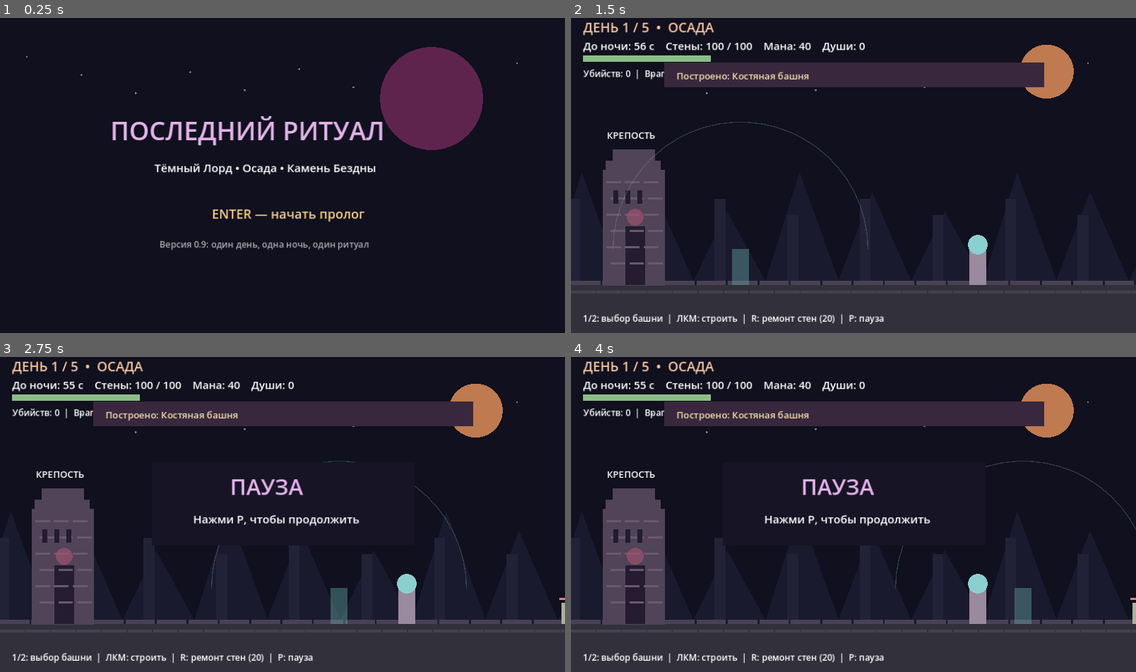
Above: before the commit, frames 1-4 (two rows, left to right).
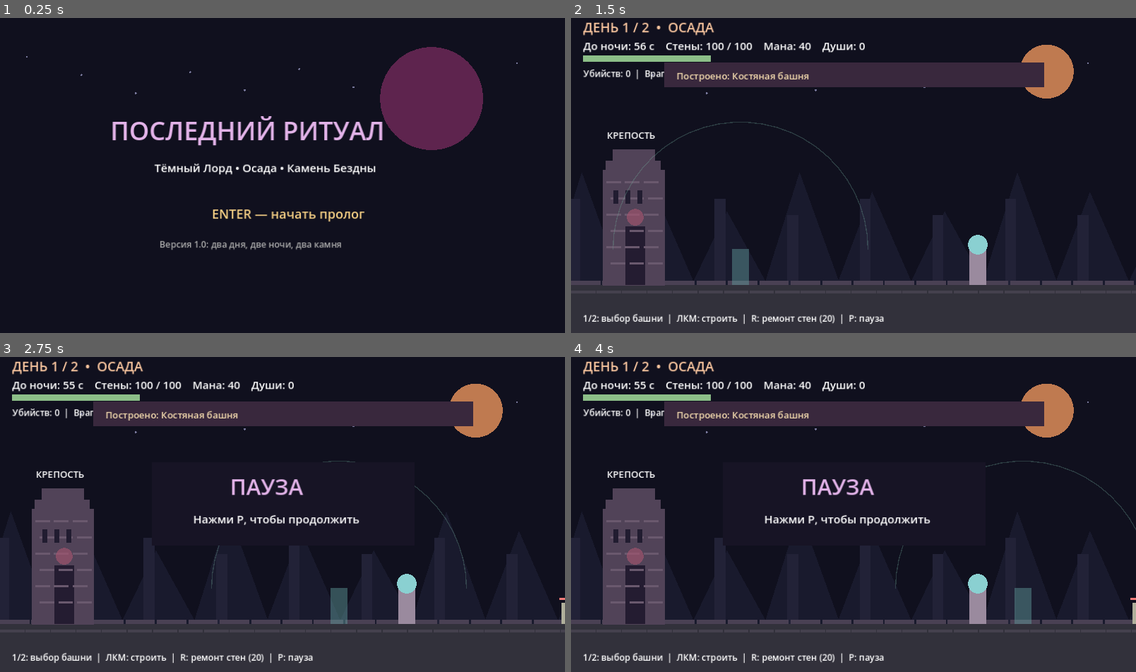
Above: after the commit, the same moments.

Repository: DoctorStrangeSH/Last-Ritual
Game: Godot game, scene res://scenes/main.tscn
Same seed, same stepped clock (60 frames per second), same inputs: the game is played once before the commit and once after it.
Inputs (mouse positions are in pixels of both pictures, inside the frame that each line leads up to):
- Up to frame 1 (0.25 s): no input
- Up to frame 2 (1.5 s): tap Enter (ui_accept) at 0.5, 0.77, 1.25 s; move the mouse to (977, 159) at 0.52 s; hold Right (ui_right) 0.53-1.28 s; tap Keypad Enter at 0.6, 1.35 s; click (977, 159) at 0.67 s; move the mouse to (740, 191) at 1.27 s; hold Left (ui_left) from 1.28 s (still down)
- Up to frame 3 (2.75 s): tap Enter (ui_accept) at 1.52, 2 s; move the mouse to (339, 442) at 2.02 s; release Left (ui_left) at 2.03 s; hold Right (ui_right) from 2.03 s (still down); tap P at 2.1 s; tap Keypad Enter at 2.3 s
- Up to frame 4 (4 s): tap Enter (ui_accept) at 2.75, 3.02, 3.5, 3.77 s; move the mouse to (825, 577) at 2.77 s; release Right (ui_right) at 2.78 s; hold W 2.78-3.53 s; tap R at 2.85 s; click (825, 577) at 2.92 s; tap Keypad Enter at 3.05, 3.8 s; move the mouse to (1023, 561) at 3.52 s; hold Left (ui_left) from 3.53 s (still down); tap 1 at 3.6 s

The runs differ from the first frame. In frame 1, 0.4% of the frame differs, in the area x 34-66%, y 70-74%; in frame 2, less than 0.1%; in frame 3, less than 0.1%; in frame 4, less than 0.1%.

Commit message:
feat: add second siege day/night with persistent towers and two stones (v1.0)

Diff:
--- a/scripts/main.gd
+++ b/scripts/main.gd
@@ -1,5 +1,5 @@
 extends Node2D
-## Last Ritual v0.9: single-scene prototype, Godot 4.2+
+## Last Ritual v1.0: two-cycle prototype prototype, Godot 4.2+
 const W := 1152.0
 const H := 648.0
 const FLOOR := 550.0
@@ -45,6 +45,8 @@
 var repairs_today := 0
 var selected_build := "bone"
 var day_elapsed := 0.0
+var current_day := 1
+var stones_collected := 0
 var trap_clock := 0.0
 var trap_positions := [375.0, 775.0]
 var chest_taken := false
@@ -60,6 +62,8 @@
     repairs_today = 0
     selected_build = "bone"
     day_elapsed = 0.0
+    current_day = 1
+    stones_collected = 0
     trap_clock = 0.0
     chest_taken = false
     time_left = DAY_LENGTH
@@ -120,12 +124,22 @@
                 reset_all()
                 phase = "day"
             elif phase == "ritual":
-                if stone_taken and mana >= 50 and souls >= 8:
+                if stones_collected < 2:
+                    phase = "day"
+                    current_day = 2
+                    time_left = DAY_LENGTH
+                    spawn_timer = 1.0
+                    wave_count = 0
+                    enemies.clear()
+                    shots.clear()
+                    player_hp = 100.0
+                    show_notice("День 2: армия Света усилилась! Башни сохранены.")
+                elif mana >= 50 and souls >= 8:
                     mana -= 50
                     souls -= 8
                     phase = "win"
                 else:
-                    show_notice("Нужно 50 маны и 8 душ. Нажми C: 25 маны → 1 душ.")
+                    show_notice("Для ритуала нужно 50 маны и 8 душ. C — обмен.")
         if phase == "day":
             if event.keycode == KEY_R:
                 repair_wall()
@@ -186,6 +200,25 @@
     wall_hp = minf(MAX_WALL, wall_hp + 25.0)
     show_notice("Стены восстановлены на 25 прочности")
 
+func begin_night() -> void:
+    phase = "night"
+    stone_taken = false
+    player = Vector2(95, FLOOR - 25)
+    vel = Vector2.ZERO
+    grounded = true
+    jump_was_down = false
+    player_hp = 100.0
+    boss_hp = 140.0 if current_day == 1 else 190.0
+    boss_strike_timer = 2.0
+    boss_windup = 0.0
+    mage = {"x": 570.0, "hp": 60.0 if current_day == 1 else 85.0, "cooldown": 1.4}
+    mage_bolts.clear()
+    night_enemies = [{"x": 350.0, "hp": 44.0, "dir": -1.0}, {"x": 700.0, "hp": 44.0 if current_day == 1 else 70.0, "dir": 1.0}]
+    gems = [Vector2(250, 442), Vector2(460, 380), Vector2(689, 429), Vector2(879, 363), Vector2(535, 520)]
+    chest_taken = false
+    trap_clock = 0.0
+    show_notice("Ночь %d: найди Камень Бездны!" % current_day)
+
 func update_day(delta: float) -> void:
     day_elapsed += delta
     time_left -= delta
@@ -198,9 +231,9 @@
             kind = "runner"
         elif wave_count % 5 == 0:
             kind = "brute"
-        var health := 27.0 if kind == "runner" else (100.0 if kind == "brute" else 46.0)
+        var health := (27.0 if kind == "runner" else (100.0 if kind == "brute" else 46.0)) * (1.0 if current_day == 1 else 1.45)
         var speed := 84.0 if kind == "runner" else (25.0 if kind == "brute" else 43.0)
-        var damage := 6.0 if kind == "runner" else (19.0 if kind == "brute" else 9.0)
+        var damage := (6.0 if kind == "runner" else (19.0 if kind == "brute" else 9.0)) * (1.0 if current_day == 1 else 1.3)
         enemies.append({"x": W + 32.0, "hp": health, "max_hp": health, "speed": speed, "damage": damage, "hit_cd": 0.0, "kind": kind})
     for tower in towers:
         tower["cooldown"] -= delta
@@ -241,8 +274,7 @@
     if wall_hp <= 0.0:
         phase = "lose"
     elif time_left <= 0.0:
-        phase = "night"
-        show_notice("Ночь! Уничтожено врагов: %d. Найди Камень Бездны!" % kills_today)
+        begin_night()
 
 func heal_player() -> void:
     if player_hp >= 100.0:
@@ -356,7 +388,8 @@
                 hurt(24.0)
     if boss_hp <= 0.0 and not stone_taken and player.distance_to(Vector2(1010, 465)) < 43.0:
         stone_taken = true
-        show_notice("Камень Бездны получен! Вернись к порталу слева.")
+        stones_collected += 1
+        show_notice("Камень %d/2 получен! Вернись к порталу слева." % stones_collected)
     if stone_taken and player.x < 85.0:
         phase = "ritual"
 
@@ -424,7 +457,7 @@
         label("ПОСЛЕДНИЙ РИТУАЛ", 225, 255, 52, Color("e3b3e9"))
         label("Тёмный Лорд • Осада • Камень Бездны", 315, 320, 23)
         label("ENTER — начать пролог", 432, 415, 26, Color("f5cf84"))
-        label("Версия 0.9: один день, одна ночь, один ритуал", 325, 474, 18, Color("aaaaaa"))
+        label("Версия 1.0: два дня, две ночи, два камня", 325, 474, 18, Color("aaaaaa"))
         return
     if phase == "win" or phase == "lose":
         label("РИТУАЛ ЗАВЕРШЁН" if phase == "win" else "КРЕПОСТЬ ПАЛА", 300, 275, 48, Color("a9e4bc") if phase == "win" else Color("ff7777"))
@@ -435,9 +468,9 @@
         draw_circle(Vector2(575, 340), 140, Color("382347"))
         draw_colored_polygon(PackedVector2Array([Vector2(575, 215), Vector2(640, 340), Vector2(575, 465), Vector2(510, 340)]), Color("a950d1"))
         label("АЛТАРЬ БЕЗДНЫ", 398, 145, 39, Color("e9b5fb"))
-        label("Камень найден. Для ритуала требуется 50 маны и 8 душ.", 240, 515, 23)
+        label("Камней: %d / 2. %s" % [stones_collected, "ENTER — продолжить осаду" if stones_collected < 2 else "Для ритуала нужно 50 маны и 8 душ"], 230, 515, 23)
         label("Мана: %d  |  Души: %d" % [mana, souls], 435, 554, 24, Color("edc477"))
-        label("ENTER — ритуал  |  C — обмен 25 маны на 1 душ", 333, 600, 20)
+        label("ENTER — продолжить / ритуал  |  C — 25 маны на 1 душ", 310, 600, 20)
     else:
         box(Rect2(0, FLOOR, W, H - FLOOR), Color("32313b"))
         for i in range(23):
@@ -470,7 +503,7 @@
                 var range_radius := 260.0 if selected_build == "bone" else 375.0
                 draw_arc(Vector2(cursor_x, FLOOR - 72), range_radius, PI, TAU, 28, Color("72aa9a", 0.28), 2.0)
                 box(Rect2(cursor_x - 17.0, FLOOR - 74.0, 34, 74), Color("619d9c", 0.46) if selected_build == "bone" else Color("ba7954", 0.46))
-            label("ДЕНЬ 1 / 5  •  ОСАДА", 25, 35, 27, Color("f8c59e"))
+            label("ДЕНЬ %d / 2  •  ОСАДА" % current_day, 25, 35, 27, Color("f8c59e"))
             label("До ночи: %02d c    Стены: %d / 100    Мана: %d    Души: %d" % [ceili(maxf(time_left, 0.0)), maxi(0, ceili(wall_hp)), mana, souls], 25, 71, 22)
             box(Rect2(25, 82, 260, 13), Color("553840"))
             box(Rect2(25, 82, 260.0 * clampf(wall_hp / MAX_WALL, 0.0, 1.0), 13), Color("8cbe88") if wall_hp > 30.0 else Color("ed6b73"))
@@ -506,7 +539,7 @@
                     box(Rect2(boss_pos.x - 85, FLOOR - 10, 170, 10), Color("eb5c60"))
                     label("УДАР!", boss_pos.x - 30, 405, 20, Color("f4a2a2"))
                 box(Rect2(boss_pos.x - 31, boss_pos.y - 47, 62, 91), Color("a24e71"))
-                box(Rect2(boss_pos.x - 45, boss_pos.y - 65, 90 * boss_hp / 140.0, 7), Color("ed6975"))
+                box(Rect2(boss_pos.x - 45, boss_pos.y - 65, 90 * boss_hp / (140.0 if current_day == 1 else 190.0), 7), Color("ed6975"))
                 label("ХРАНИТЕЛЬ", 935, 380, 17)
             elif not stone_taken:
                 var stone := Vector2(1010, 465)
@@ -519,7 +552,7 @@
             draw_dark_lord(player)
             if swing_timer > 0.0:
                 box(Rect2(player.x + (17.0 if facing > 0 else -75.0), player.y - 17.0, 58.0, 10.0), Color("d6a2e9"))
-            label("НОЧЬ 1 / 5  •  КАТАКОМБЫ", 25, 35, 27, Color("b9afea"))
+            label("НОЧЬ %d / 2  •  %s" % [current_day, "КАТАКОМБЫ" if current_day == 1 else "ПРОКЛЯТАЯ УСЫПАЛЬНИЦА"], 25, 35, 27, Color("b9afea"))
             label("Здоровье: %d    Мана: %d    Души: %d    Камень: %s" % [maxi(0, ceili(player_hp)), mana, souls, "ДА" if stone_taken else "НЕТ"], 25, 71, 22)
             label("Шипы: серые — безопасно; жёлтые — предупреждение; красные — урон", 25, 106, 17, Color("e6bb91"))
             label("A/D: ходьба | W / Space: прыжок | J: удар | H: лечение | Shift: рывок | P: пауза", 20, 625, 18)
